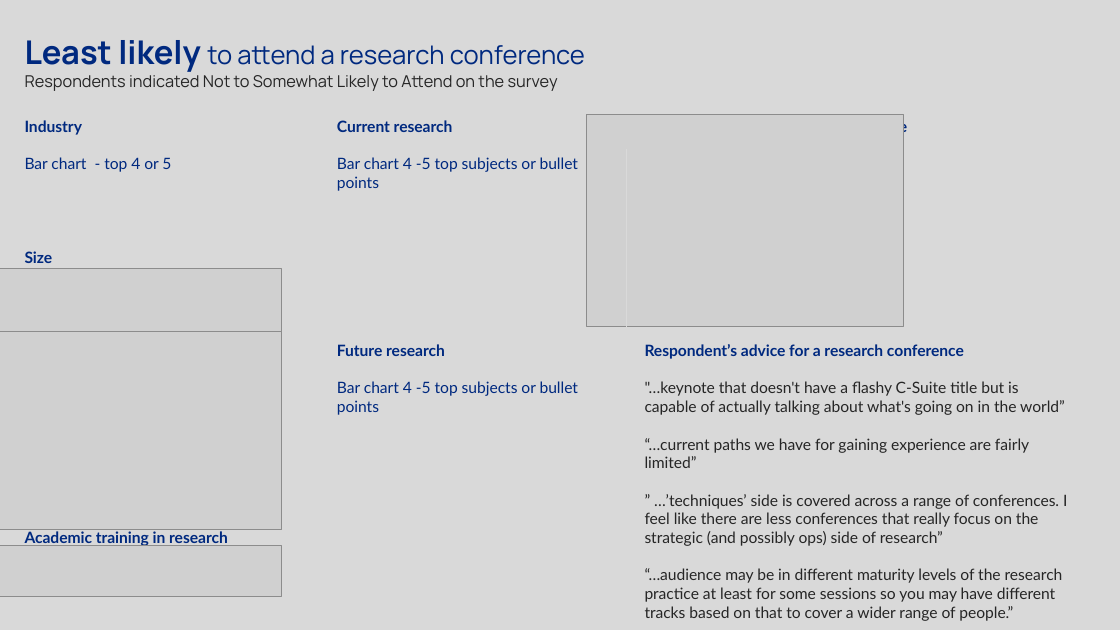
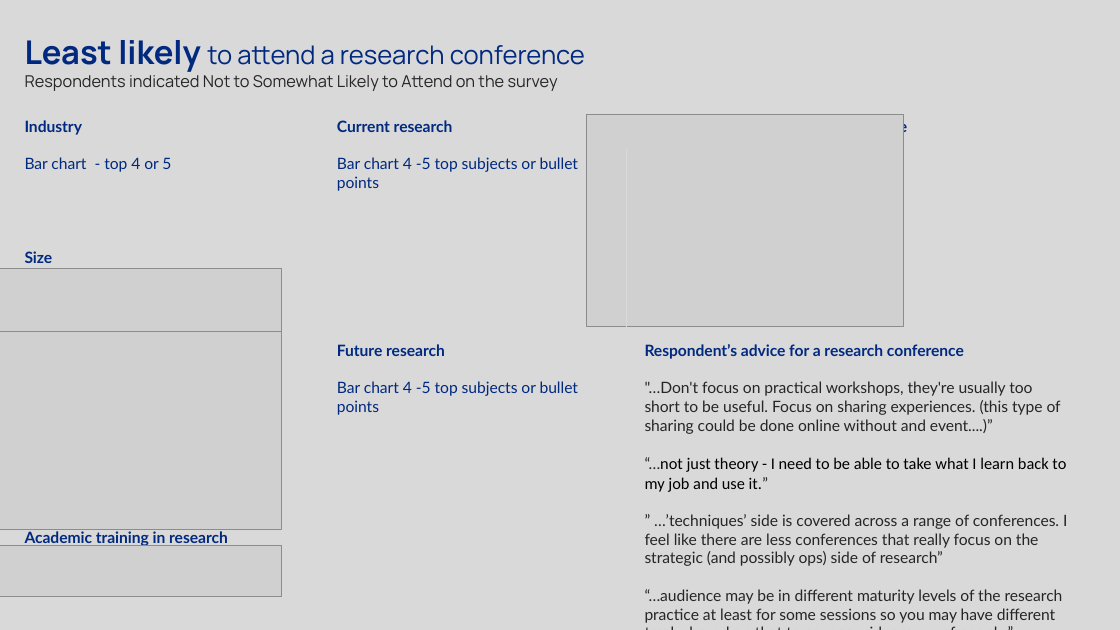
Before and after one commit to PersonaPredicta/Survey_Says..., a slide deck: slide 11 of New_personas.pptx (slide 3 before the commit). Drawn at 1120x630 pixels with LibreOffice and Linux fonts; fonts in the diff are those of the drawing; grey boxes stand for pictures. Boxes give left, top, right and bottom in pixels: in the first picture for what was removed or moved away, otherwise in the second. Text is boxed around its words. In the diff, an @@ line names an element or a change of style, - is before the commit and + after.

```diff
--- a/New_personas.pptx
+++ b/New_personas.pptx
@@ text at box(645, 381, 1066, 492): text changed @@
-"…keynote that doesn't have a flashy C-Suite title but is capable of actually talking about what's going on in the world”
-“…current paths we have for gaining experience are fairly limited”
+"…Don't focus on practical workshops, they're usually too short to be useful. Focus on sharing experiences. (this type of sharing could be done online without and event....)”
+“…not just theory - I need to be able to take what I learn back to my job and use it.”
```
Also in this commit, not shown: 11 slides added.
